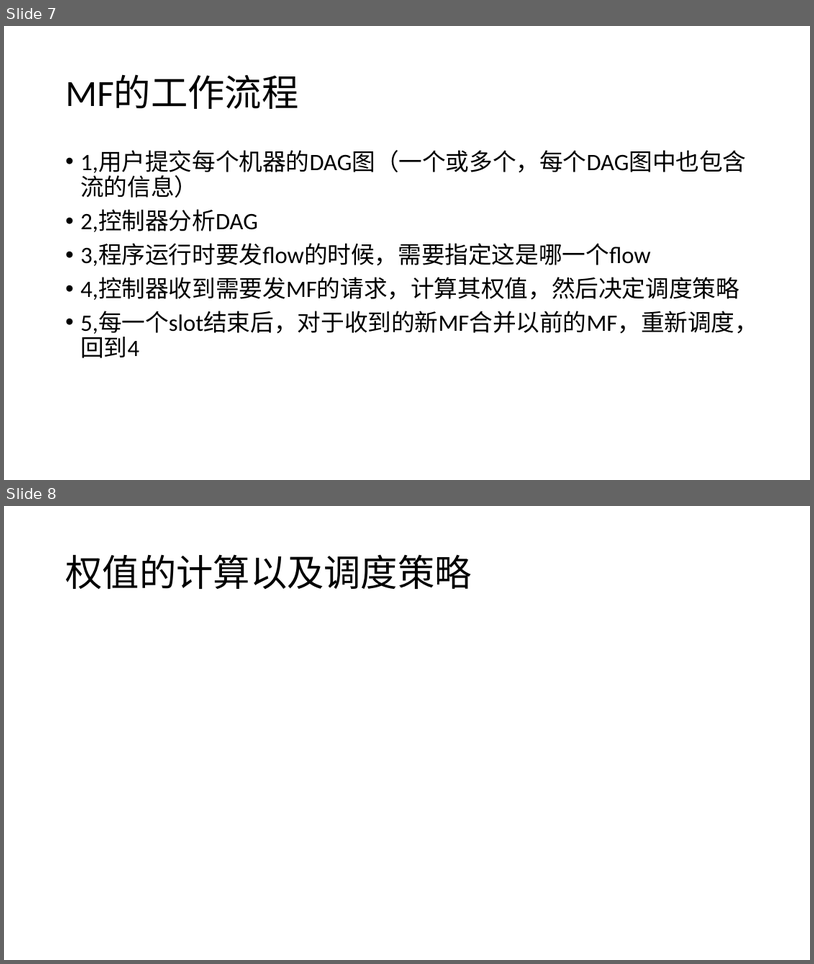
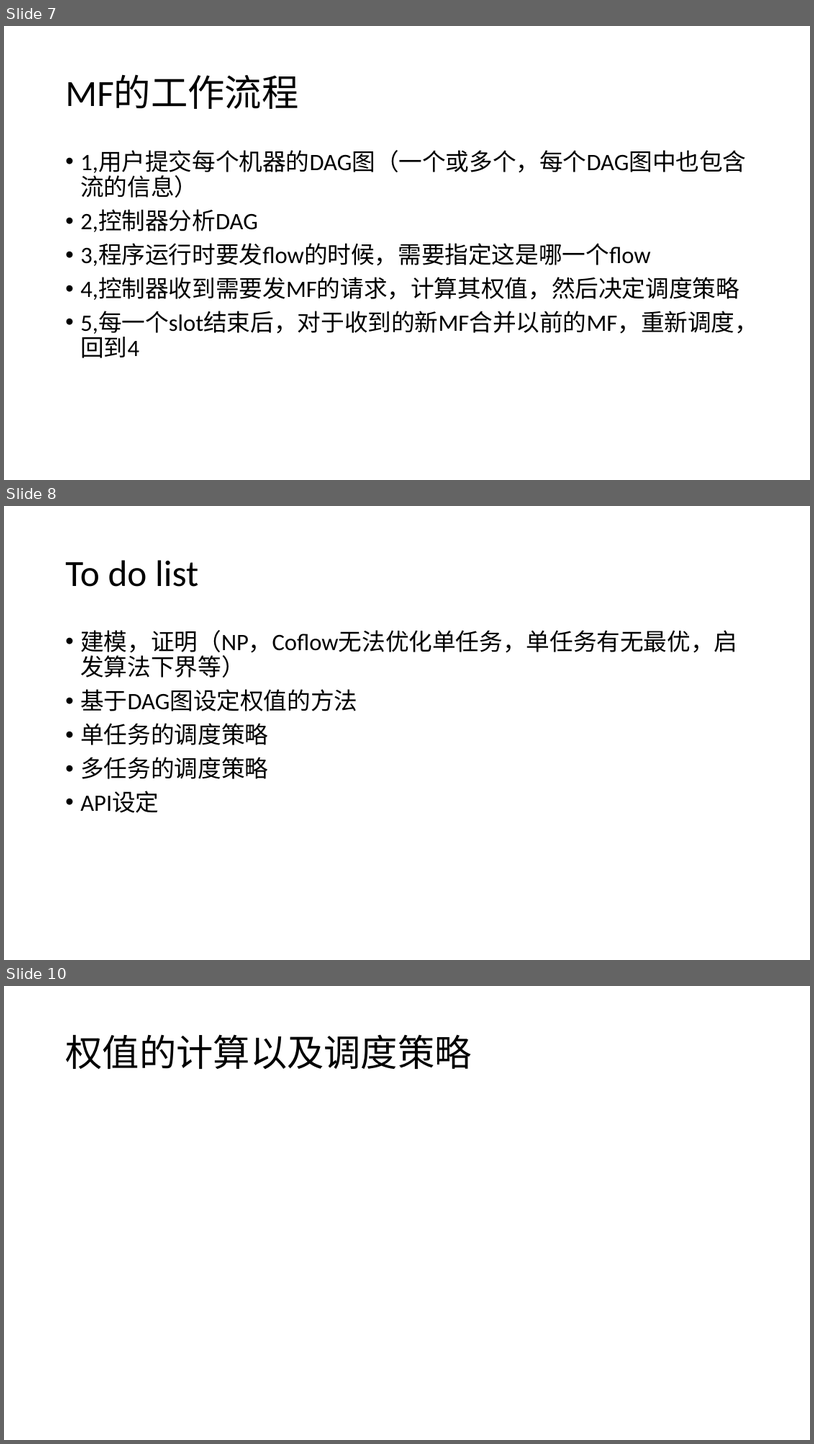
Before and after one commit to fhowen/metaflow, a slide deck: document/microflow.pptx. Shown one above the other, each under a label of ours: slides 7 and 8 before the commit, slides 7, 8 and 10 after it; the slides between them are not shown. The pictures are 814x964 and 814x1444 pixels, drawn with LibreOffice and Linux fonts; fonts in the diff are those of the drawing. Boxes give left, top, right and bottom in pixels: in the first picture for what was removed or moved away, otherwise in the second. Text is boxed around its words. In the diff, an @@ line names an element or a change of style, - is before the commit and + after.

```diff
--- a/document/microflow.pptx
+++ b/document/microflow.pptx
@@ slide 8 added at <box>4,506,810,960</box>, background #FFFFFF @@
@@ title added at <box>65,560,198,587</box>, 44 pt, text #000000 @@
+To do list
@@ text added at <box>80,630,738,813</box>, 28 pt, text #000000 @@
+• 建模，证明（NP，Coflow无法优化单任务，单任务有无最优，启发算法下界等）
+• 基于DAG图设定权值的方法
+• 单任务的调度策略
+• 多任务的调度策略
+• API设定
@@ what was slide 8 is now slide 10 @@
```
Also in this commit, not shown: 1 slide changed, 2 other slides added.
